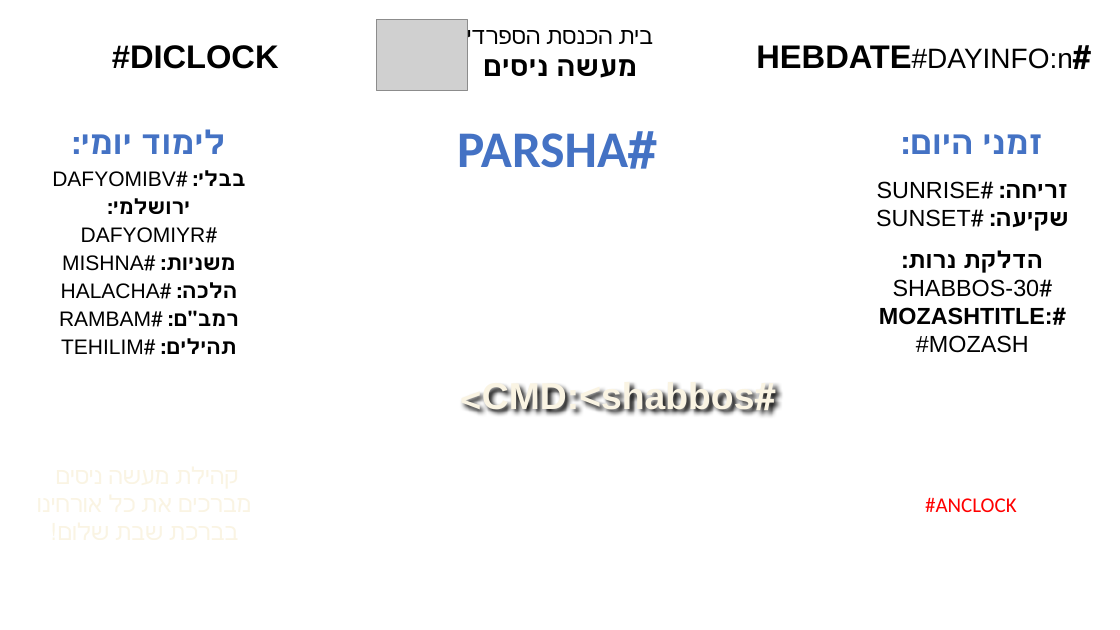
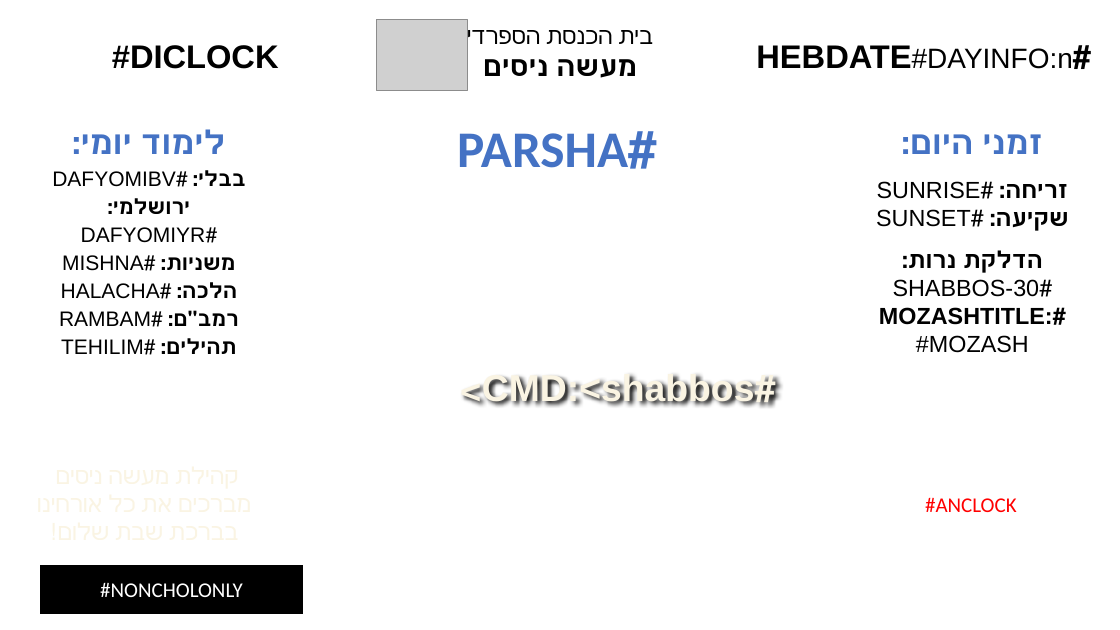
Before and after one commit to diaphone0/shul-luah, a slide deck: slide 3 of luah.pptx (slide 7 before the commit). Drawn at 1120x630 pixels with LibreOffice and Linux fonts; fonts in the diff are those of the drawing; grey boxes stand for pictures; background and template pictures are left out. Boxes give left, top, right and bottom in pixels: in the first picture for what was removed or moved away, otherwise in the second. Text is boxed around its words. In the diff, an @@ line names an element or a change of style, - is before the commit and + after.

Commit message:
Update luah.pptx: #CMD tag alignment, test slides for day-mode scenarios

```diff
--- a/luah.pptx
+++ b/luah.pptx
@@ text "#CMD:<shabbos>": place and size @@
-text "#CMD:<shabbos>" at [482, 384, 755, 414]
+text "#CMD:<shabbos>" at [482, 375, 755, 406]
@@ rectangle added at [39, 564, 303, 615], fill #000000, outline #FFFFFF 1.5 pt, 18 pt, text #FFFFFF @@
+#NONCHOLONLY
```
Also in this commit, not shown: 3 other slides changed, 3 slides removed.
